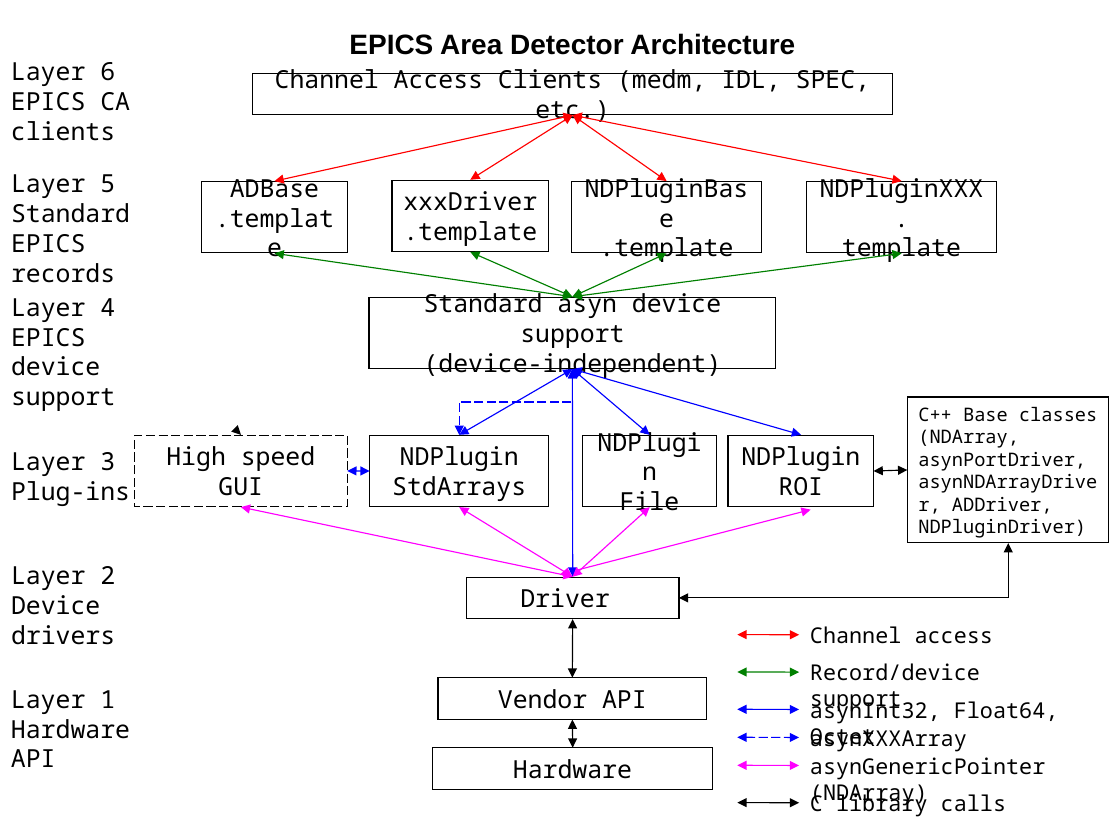
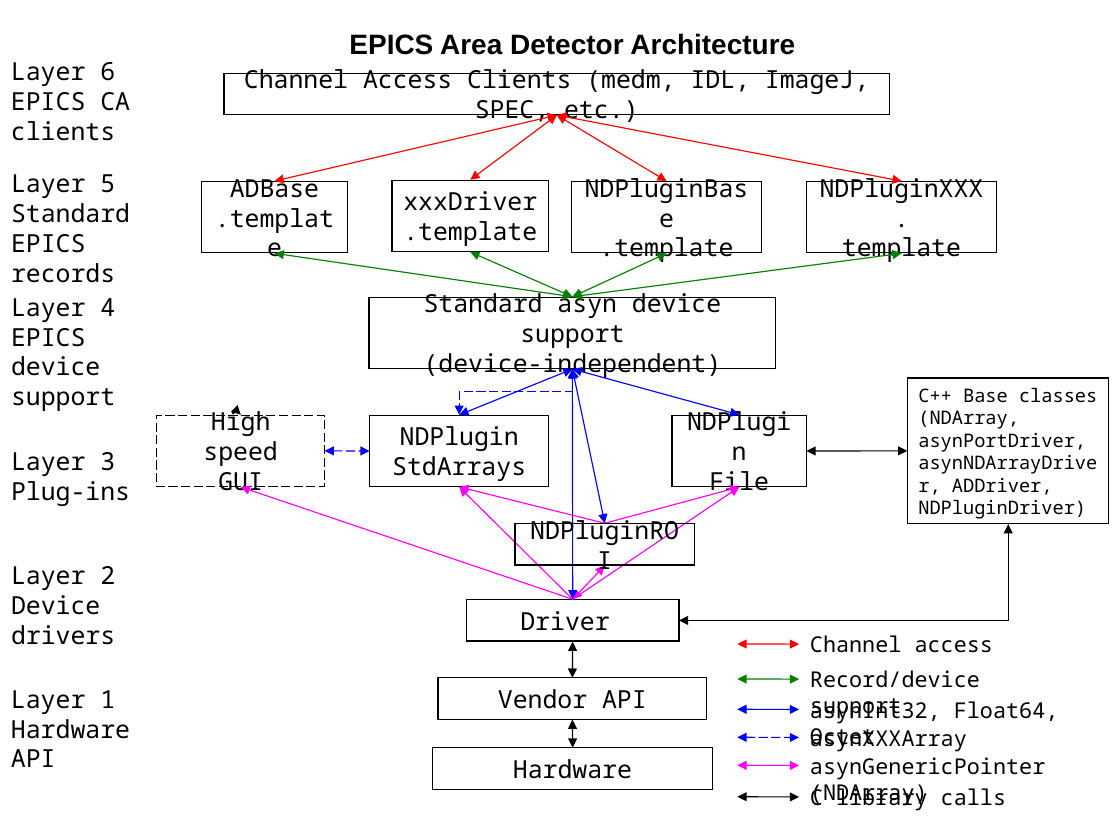
Before and after one commit to areaDetector/ADProsilica, a slide deck: slide 1 of documentation/areaDetectorArchitecture.ppt. Drawn at 1120x840 pixels with LibreOffice and Linux fonts; fonts in the diff are those of the drawing. Boxes give left, top, right and bottom in pixels: in the first picture for what was removed or moved away, otherwise in the second. Text is boxed around its words. In the diff, an @@ line names an element or a change of style, - is before the commit and + after.

```diff
--- a/documentation/areaDetectorArchitecture.ppt
+++ b/documentation/areaDetectorArchitecture.ppt
@@ rectangle "Channel Access Clients (medm, IDL, ...": place and size @@
-rectangle "Channel Access Clients (medm, IDL, ..." at box(253, 73, 893, 114)
+rectangle "Channel Access Clients (medm, IDL, ..." at box(224, 73, 889, 114)
@@ text in rectangle at box(244, 69, 869, 125): text changed @@
-Channel Access Clients (medm, IDL, SPEC, etc.)
+Channel Access Clients (medm, IDL, ImageJ, SPEC, etc.)
@@ double arrow moved from (572, 115) - (274, 181) to (557, 115) - (274, 181) @@
@@ double arrow moved from (572, 115) - (470, 180) to (557, 115) - (470, 180) @@
@@ double arrow moved from (572, 115) - (902, 181) to (557, 115) - (902, 181) @@
@@ double arrow moved from (572, 115) - (666, 181) to (557, 115) - (666, 181) @@
@@ elbow double arrow moved from (572, 370) - (459, 435) to (572, 370) - (459, 414) @@
@@ double arrow moved from (572, 370) - (459, 435) to (572, 370) - (459, 414) @@
@@ double arrow moved from (572, 368) - (572, 577) to (572, 368) - (572, 599) @@
@@ double arrow moved from (572, 370) - (801, 435) to (572, 370) - (739, 414) @@
@@ double arrow moved from (572, 370) - (650, 435) to (572, 368) - (605, 523) @@
@@ rectangle "High speed GUI": place and size @@
-rectangle "High speed GUI" at box(134, 436, 347, 507)
+rectangle "High speed GUI" at box(157, 416, 325, 487)
@@ 2 rectangles, 1 arrow: place and size @@
-2 rectangles, 1 arrow at box(241, 396, 1109, 542)
+2 rectangles, 1 arrow at box(241, 377, 1109, 523)
@@ rectangle "NDPlugin File": place and size @@
-rectangle "NDPlugin File" at box(582, 436, 717, 507)
+rectangle "NDPlugin File" at box(672, 416, 806, 487)
@@ double arrow moved from (347, 470) - (370, 472) to (325, 451) - (370, 451) @@
@@ double arrow moved from (907, 470) - (874, 472) to (907, 451) - (806, 451) @@
@@ double arrow moved from (572, 577) - (241, 507) to (572, 599) - (241, 487) @@
@@ double arrow (572, 599) - (241, 487): double arrow to arrow @@
@@ double arrow moved from (459, 507) - (572, 577) to (572, 599) - (459, 487) @@
@@ double arrow (572, 599) - (459, 487): double arrow to arrow @@
@@ arrow added from (605, 523) to (459, 487), #FF00FF 0.74 pt @@
@@ double arrow moved from (811, 510) - (560, 575) to (572, 599) - (739, 487) @@
@@ double arrow (572, 599) - (739, 487): double arrow to arrow @@
@@ arrow added from (605, 523) to (739, 487), #FF00FF 0.74 pt @@
@@ rectangle "NDPluginROI": place and size @@
-rectangle "NDPluginROI" at box(728, 436, 874, 507)
+rectangle "NDPluginROI" at box(515, 524, 694, 566)
@@ elbow double arrow moved from (679, 598) - (1008, 543) to (679, 620) - (1008, 524) @@
@@ double arrow moved from (650, 507) - (572, 577) to (605, 566) - (572, 599) @@
@@ rectangle "Driver": place and size @@
-rectangle "Driver" at box(466, 577, 679, 618)
+rectangle "Driver" at box(466, 600, 679, 642)
@@ double arrow moved from (572, 619) - (572, 678) to (572, 642) - (572, 678) @@
@@ 2 texts, 1 double arrow: place and size @@
-2 texts, 1 double arrow at box(737, 626, 993, 713)
+2 texts, 1 double arrow at box(737, 635, 993, 720)
@@ double arrow moved from (737, 672) - (799, 672) to (737, 679) - (799, 679) @@
@@ text "C library calls": place and size @@
-text "C library calls" at box(810, 791, 1006, 817)
+text "C library calls" at box(810, 785, 1006, 811)
@@ double arrow moved from (737, 803) - (799, 803) to (737, 796) - (799, 797) @@
```
Also in this commit, not shown: 1 other file.
